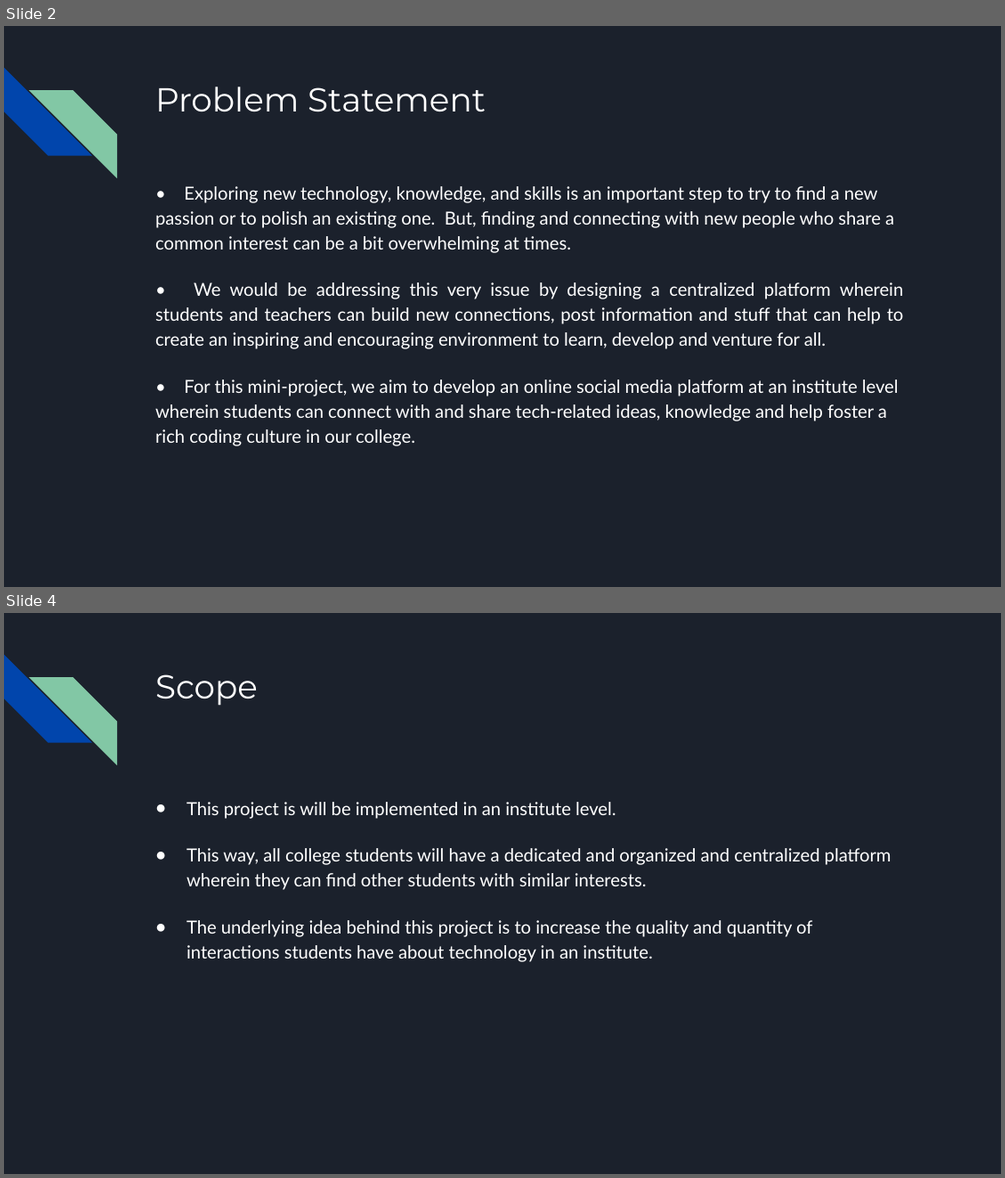
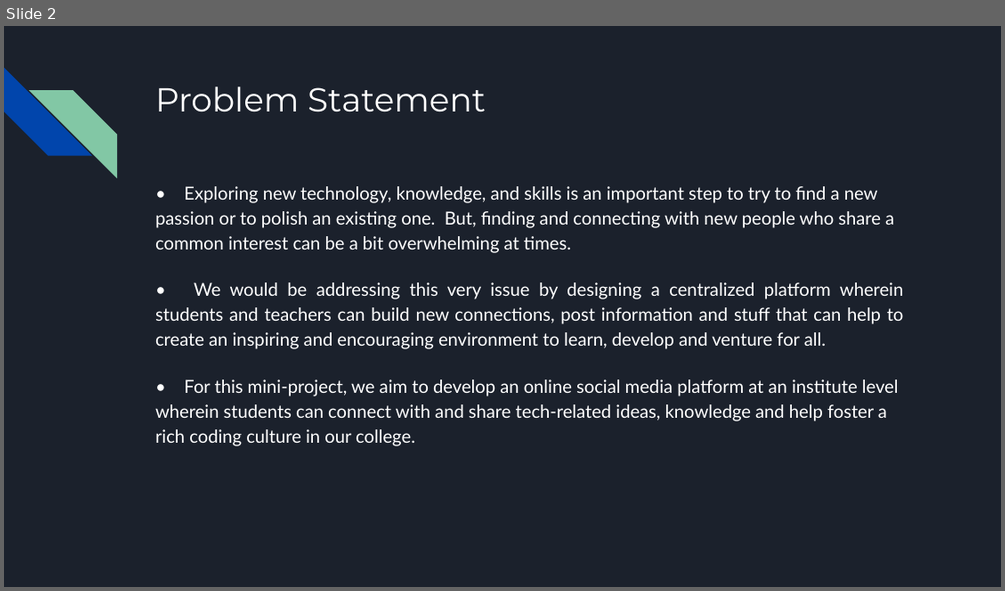
Before and after one commit to riddhi-narkar/connecture, a slide deck: docs/Mini Project grp 10.pptx. Shown one above the other, each under a label of ours: slides 2 and 4 before the commit, slide 2 after it; the slides between them are not shown. The pictures are 1005x1178 and 1005x591 pixels, drawn with LibreOffice and Linux fonts; fonts in the diff are those of the drawing. Boxes give left, top, right and bottom in pixels: in the first picture for what was removed or moved away, otherwise in the second. Text is boxed around its words. In the diff, an @@ line names an element or a change of style, - is before the commit and + after.

```diff
--- a/docs/Mini Project grp 10.pptx
+++ b/docs/Mini Project grp 10.pptx
@@ slide 4 removed at (4,613,1001,1174), background #1B212C; not listed: 2 template elements that a slide beside it also shows @@
@@ title removed at (155,674,258,706) @@
-Scope
@@ text removed at (186,802,891,962) @@
-● This project is will be implemented in an institute level.
-● This way, all college students will have a dedicated and organized and centralized platform wherein they can find other students with similar interests.
-● The underlying idea behind this project is to increase the quality and quantity of interactions students have about technology in an institute.
```
Also in this commit, not shown: 1 slide changed, 10 other slides removed, 6 other files.
